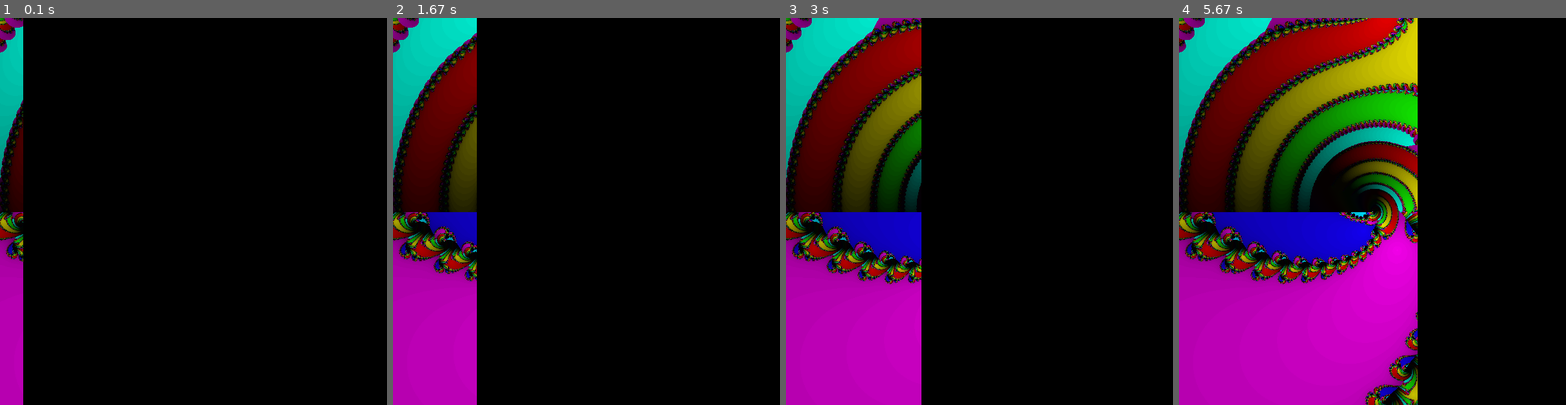
Above: before the commit, frames 1-4 (left to right).
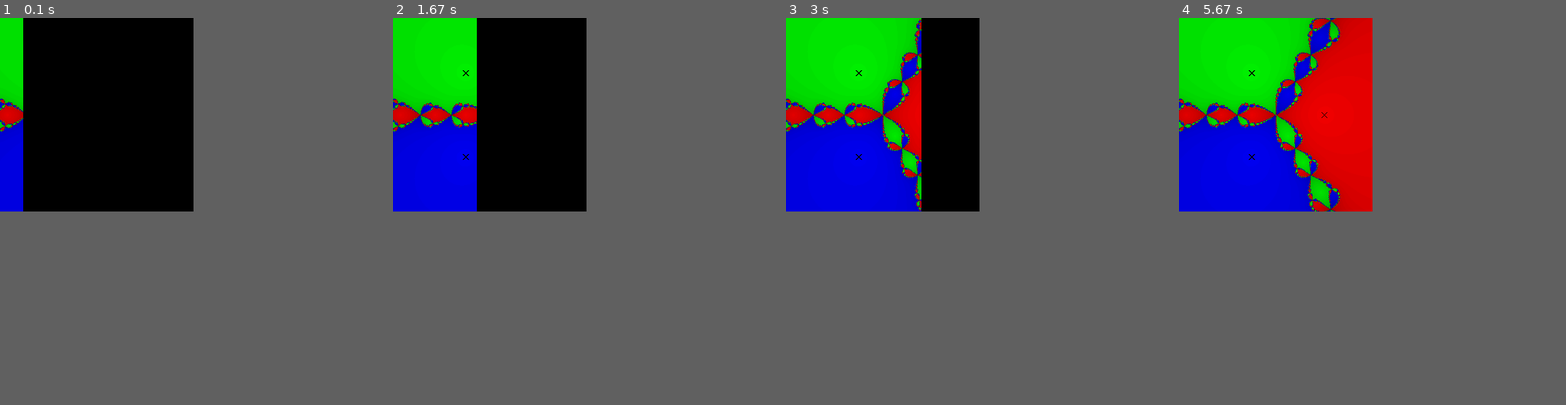
Above: after the commit, the same moments.

Repository: Mocha2007/fractal
Game: pygame game, started from newton_fractals_pygame.py
The game is run twice, just before and just after one commit, with the same random seed, the same clock (stepped at 60 frames per second) and the same inputs.
Inputs:
- Up to frame 1 (0.1 s): no input
- Up to frame 2 (1.67 s): no input
- Up to frame 3 (3 s): no input
- Up to frame 4 (5.67 s): no input
In our replay, the window is 600x600 before the commit and 300x300 after it. These sizes can differ from the game's own. Grey fills any space a smaller window leaves; there, only what the larger window draws over its background counts as a difference.

The runs differ from the first frame. In frame 1, 5.9% of the frame differs, in the area x 0-6%, y 0-100%; in frame 2, 21%; in frame 3, 34%; in frame 4, 60%, in the area x 0-62%, y 0-100%.

Commit message:
drawn roots

Diff:
--- a/newton_fractals_pygame.py
+++ b/newton_fractals_pygame.py
@@ -5,16 +5,17 @@
 
 inf = float('inf')
 nan = float('nan')
-black =   0,   0,   0
-white = 255, 255, 255
+black = 0, 0, 0
+red = 255, 0, 0
 
-size = 600, 600
+size = 300, 300
 width, height = size
+root_size = 4
 
 graph_width = 2
 iterations = 50
 tolerance = 10**-6
-function = lambda z: z**(4+3j) - 1
+function = lambda z: z**3 - 1
 
 
 def get_rgb_from_complex(z: complex, i: int) -> (float, float, float):
@@ -56,28 +57,44 @@
 	return (end-start) * fraction + start
 
 
-def get_z_from_coords(x: int, y: int) -> complex:
+def get_z_from_coords(coords: (int, int)) -> complex:
+	x, y = coords
 	real = map_to_range(-graph_width, graph_width, x/width)
-	imag = map_to_range(-graph_width, graph_width, y/height)
+	imag = map_to_range(-graph_width, graph_width, (height-y)/height)
 	return real+1j*imag
+
+
+def get_coords_from_z(z: complex) -> (int, int):
+	x = map_to_range(0, width, z.real / (2*graph_width) + 1/2)
+	y = map_to_range(height, 0, z.imag / (2*graph_width) + 1/2)
+	return x, y
+
+
+def draw_x(coords: (int, int), color: (int, int, int)=black):
+	try:
+		coords = tuple(round(i) for i in coords)
+	except (OverflowError, ValueError):
+		return None
+	for i in range(-root_size, root_size+1):
+		downward_diagonal_coords = coords[0] - i, coords[1] - i
+		screen.set_at(downward_diagonal_coords, color)
+		upward_diagonal_coords = coords[0] - i, coords[1] + i
+		screen.set_at(upward_diagonal_coords, color)
 
 
 def plotting(f):
 	for x in range(width):
 		for y in range(height):
-			point = get_z_from_coords(x, height-y)
+			coords = x, y
+			point = get_z_from_coords(coords)
 			z, i = newton(f, point)
 			color = get_rgb_from_complex(z, i)
-			screen.set_at((x, y), [int(255*c) for c in color])
+			screen.set_at(coords, [int(255*c) for c in color])
+			if i < iterations - 1:
+				draw_x(get_coords_from_z(z))
 		refresh()
 
 # PYGAME STUFF
-black =   0,   0,   0
-white = 255, 255, 255
-
-size = 600, 600
-width, height = size
-
 pygame.init()
 screen = pygame.display.set_mode(size)
 refresh = pygame.display.flip
